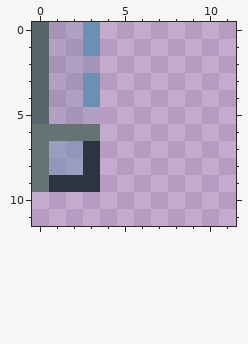
A pixel-art file gets an edit: src/main/art/machines/jacket/fluid_pipe.aseprite. This is how it looked before the edit.
16x16 pixels, 1 frame. Colours within 5 levels of each other are drawn and written as one. Shown: x 0..11, y 0..11.
New version:
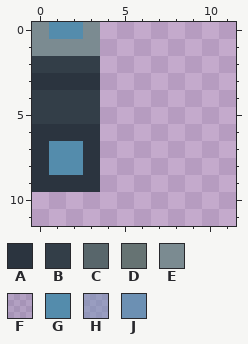
Palette (. is transparent): A #2b343f  B #333e48  C #58666b  D #667373  E #7b8b91  F #3c5f8022  G #548cac  H #6c90b37d  J #6c90b3
Log entry: Apply guarded furnace and graphite industrial finishes
What changed:
layer "Solid graphite jacket" added
layer "Metal fittings" added
layer "Service indicator" added
layer "Material base" removed
layer "Recess and shade" removed
layer "Brushing and reflected light" removed
layer "Hardware and signals" removed
Changed rows in their new state; - is an unchanged pixel.
Layers "Service indicator", "Metal fittings", "Solid graphite jacket":
first column x 0:
 0 EGGE
 1 EEEE
 2 BBBB
 3 AAAA
 4 BBBB
 5 BBBB
 6 AAAA
 7 AGG-
 8 AGG-
 9 A---
Pixel boxes of the changes (left, top, right, bottom) in both pictures:
changed: (32, 22, 100, 192)
